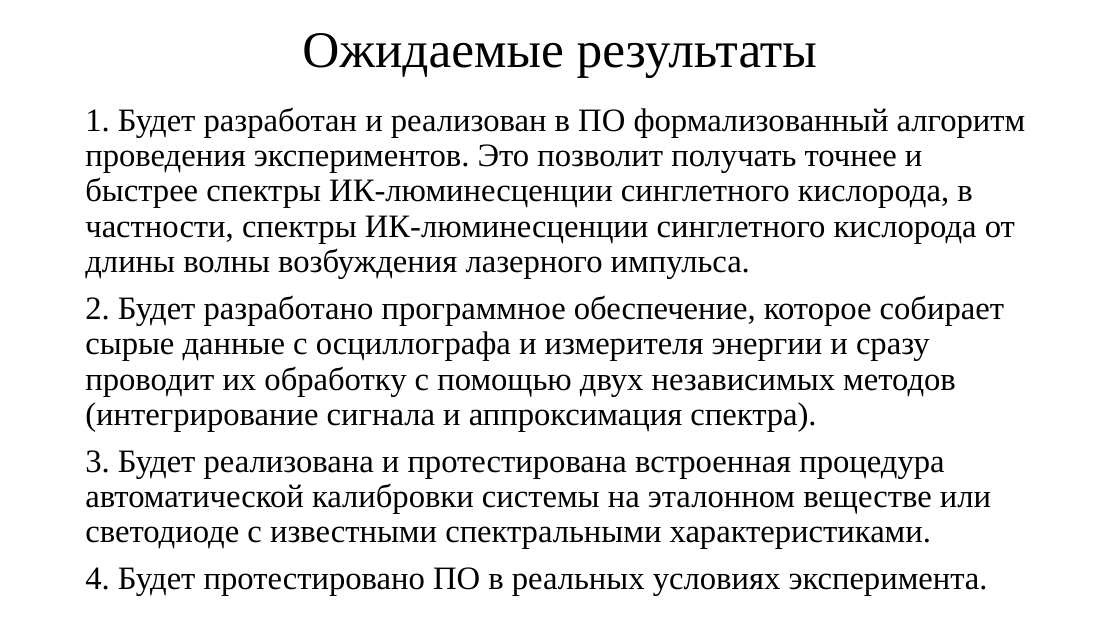
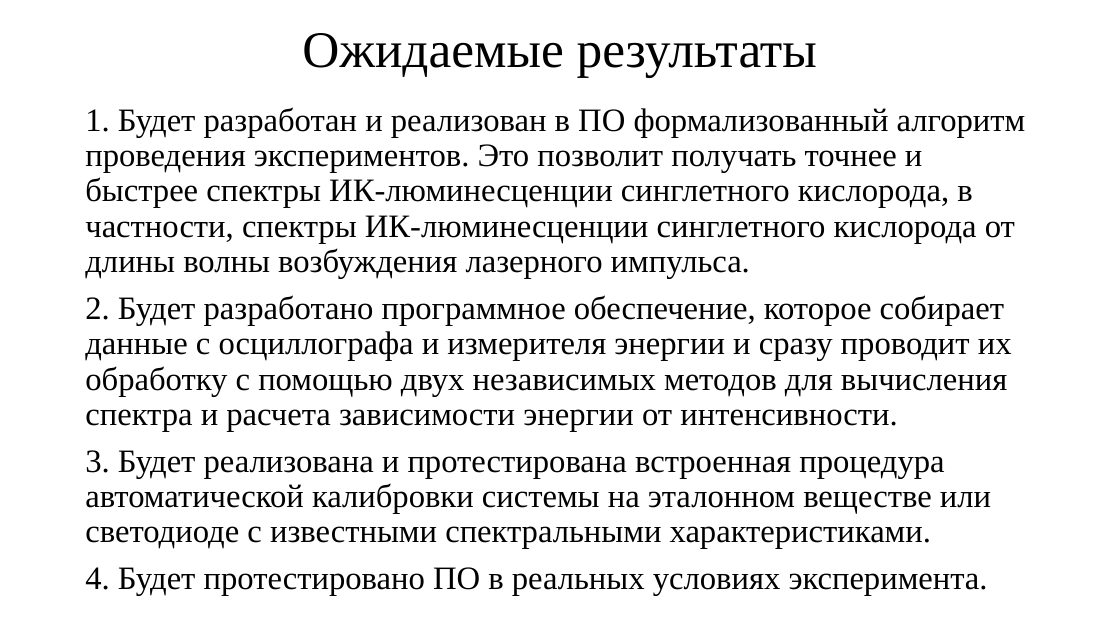
Before and after one commit to KeroDeep/Education, a slide deck: slide 6 of Novosibirsk_State_University/Дипломная работа/Тематика.pptx. Drawn at 1120x630 pixels with LibreOffice and Linux fonts; fonts in the diff are those of the drawing. Boxes give left, top, right and bottom in pixels: in the first picture for what was removed or moved away, otherwise in the second. Text is boxed around its words. In the diff, an @@ line names an element or a change of style, - is before the commit and + after.

```diff
--- a/Novosibirsk_State_University/Дипломная работа/Тематика.pptx
+++ b/Novosibirsk_State_University/Дипломная работа/Тематика.pptx
@@ text at (85,295,1012,431): text changed @@
-2. Будет разработано программное обеспечение, которое собирает сырые данные с осциллографа и измерителя энергии и сразу проводит их обработку с помощью двух независимых методов (интегрирование сигнала и аппроксимация спектра).
+2. Будет разработано программное обеспечение, которое собирает данные с осциллографа и измерителя энергии и сразу проводит их обработку с помощью двух независимых методов для вычисления спектра и расчета зависимости энергии от интенсивности.
```
Also in this commit, not shown: 6 other files.
